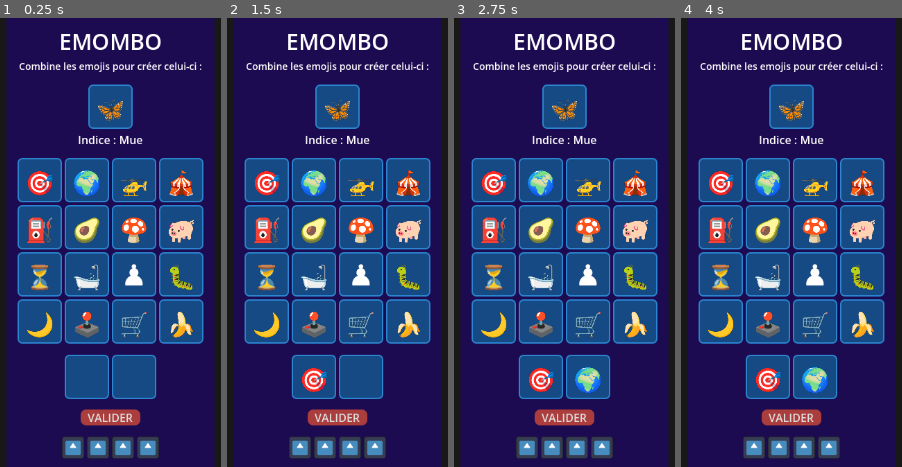
Above: before the commit, frames 1-4 (left to right).
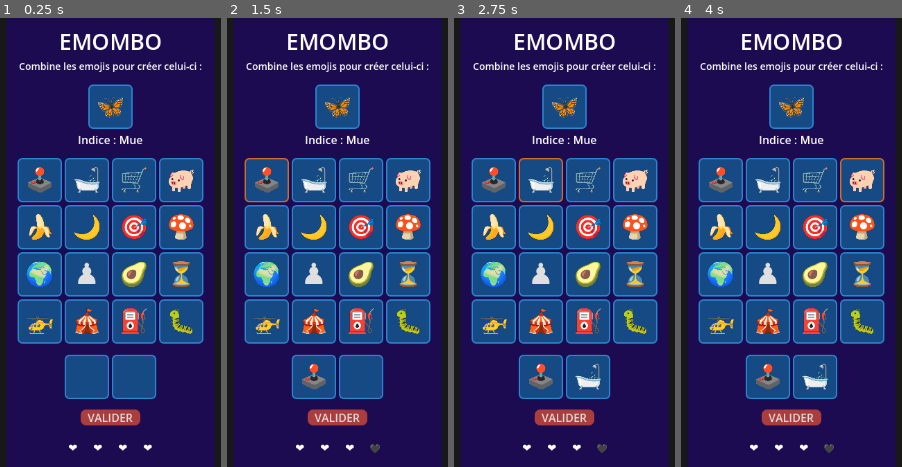
Above: after the commit, the same moments.

Repository: Gatlink/emombo
Game: Godot game, scene res://main.tscn
Two runs of this game, one before a commit and one after it. Both use one fixed random seed, a clock stepped at 60 frames per second and the inputs below. The engine's default icon, where the game draws it, is replaced by a stand-in: a white triangle on a blue panel in a dark square.
Inputs (mouse positions are in pixels of both pictures, inside the frame that each line leads up to):
- Up to frame 1 (0.25 s): no input
- Up to frame 2 (1.5 s): click "VALIDER" at 0.5 s; click (266, 179) at 1.25 s, where only the run after the commit has a clickable "🕹️"
- Up to frame 3 (2.75 s): click (540, 179) at 2 s, where only the run after the commit has a clickable "🛁"
- Up to frame 4 (4 s): click (815, 179) at 2.75 s, where only the run after the commit has a clickable "🛒"; click (862, 179) at 3.5 s, where only the run after the commit has a clickable "🐖"

The runs differ from the first frame. In frame 1, 10% of the frame differs, in the area x 11-88%, y 17-99%; in frame 2, 11%; in frame 3, 12%; in frame 4, 12%.

Commit message:
Separate Game and GUI

Diff:
--- /dev/null
+++ b/Slot/emoji_slot.gd
@@ -0,0 +1,20 @@
+class_name EmojiSlot
+extends Button
+
+
+signal selected(slot: EmojiData)
+
+
+@export var data: EmojiData:
+	set(value):
+		data = value
+		text = data.emoji if data != null else ""
+
+
+func _ready() -> void:
+	if data != null:
+		text = data.emoji
+
+
+func _on_pressed() -> void:
+	selected.emit(data)
--- /dev/null
+++ b/Slot/emoji_slot.tscn
@@ -0,0 +1,25 @@
+[gd_scene format=3 uid="uid://b3gq0sxauhq2t"]
+
+[ext_resource type="StyleBox" uid="uid://jsxap3k20r30" path="res://Slot/style_slot_normal.tres" id="1_de5cb"]
+[ext_resource type="Script" uid="uid://b6a0kwxa21gc" path="res://Slot/emoji_slot.gd" id="1_eb8nr"]
+[ext_resource type="StyleBox" uid="uid://cs13oe4xiiylk" path="res://Slot/style_slot_hover.tres" id="2_di8yo"]
+[ext_resource type="StyleBox" uid="uid://trfyqn5i1lvp" path="res://Slot/style_slot_disabled.tres" id="3_w2fie"]
+
+[node name="EmojiSlot" type="Button" unique_id=1706341699]
+custom_minimum_size = Vector2(64, 64)
+anchors_preset = -1
+anchor_right = 0.055555556
+anchor_bottom = 0.09876543
+grow_horizontal = 2
+grow_vertical = 2
+mouse_default_cursor_shape = 2
+theme_override_font_sizes/font_size = 42
+theme_override_styles/normal = ExtResource("1_de5cb")
+theme_override_styles/pressed = ExtResource("1_de5cb")
+theme_override_styles/hover = ExtResource("2_di8yo")
+theme_override_styles/disabled = ExtResource("3_w2fie")
+theme_override_styles/focus = ExtResource("2_di8yo")
+script = ExtResource("1_eb8nr")
+metadata/_edit_use_anchors_ = true
+
+[connection signal="pressed" from="." to="." method="_on_pressed"]
--- /dev/null
+++ b/Slot/style_slot_disabled.tres
@@ -0,0 +1,13 @@
+[gd_resource type="StyleBoxFlat" format=3 uid="uid://trfyqn5i1lvp"]
+
+[resource]
+bg_color = Color(0.11599999, 0.1972, 0.29, 1)
+border_width_left = 2
+border_width_top = 2
+border_width_right = 2
+border_width_bottom = 2
+border_color = Color(0.12799999, 0.23360004, 0.32, 1)
+corner_radius_top_left = 6
+corner_radius_top_right = 6
+corner_radius_bottom_right = 6
+corner_radius_bottom_left = 6
--- /dev/null
+++ b/Slot/style_slot_hover.tres
@@ -0,0 +1,13 @@
+[gd_resource type="StyleBoxFlat" format=3 uid="uid://cs13oe4xiiylk"]
+
+[resource]
+bg_color = Color(0.08840001, 0.28981334, 0.52, 1)
+border_width_left = 2
+border_width_top = 2
+border_width_right = 2
+border_width_bottom = 2
+border_color = Color(0.81, 0.42606002, 0.17009999, 1)
+corner_radius_top_left = 6
+corner_radius_top_right = 6
+corner_radius_bottom_right = 6
+corner_radius_bottom_left = 6
--- a/emoji_slot.gd
+++ /dev/null
@@ -1,25 +0,0 @@
-class_name EmojiSlot
-extends PanelContainer
-
-
-signal pressed(_data: EmojiData)
-
-
-@export var data: EmojiData:
-	set(value):
-		data = value
-		label.text = data.emoji if data != null else ""
-
-
-@onready var label: Label = $Label
-
-
-func _ready() -> void:
-	if data != null:
-		label.text = data.emoji
-
-
-func _on_gui_input(event: InputEvent) -> void:
-	var mouse_event := event as InputEventMouseButton
-	if mouse_event != null and mouse_event.button_index == MOUSE_BUTTON_LEFT and event.is_pressed():
-		pressed.emit(data)
--- a/emoji_slot.tscn
+++ /dev/null
@@ -1,28 +0,0 @@
-[gd_scene format=3 uid="uid://b3gq0sxauhq2t"]
-
-[ext_resource type="StyleBox" uid="uid://jsxap3k20r30" path="res://normal_slot.tres" id="1_de5cb"]
-[ext_resource type="Script" uid="uid://b6a0kwxa21gc" path="res://emoji_slot.gd" id="1_eb8nr"]
-
-[sub_resource type="LabelSettings" id="LabelSettings_eb8nr"]
-font_size = 42
-
-[node name="EmojiSlot" type="PanelContainer" unique_id=188719904]
-custom_minimum_size = Vector2(64, 64)
-anchors_preset = -1
-anchor_right = 0.055555556
-anchor_bottom = 0.09876543
-grow_horizontal = 2
-grow_vertical = 2
-mouse_default_cursor_shape = 2
-theme_override_styles/panel = ExtResource("1_de5cb")
-script = ExtResource("1_eb8nr")
-metadata/_edit_use_anchors_ = true
-
-[node name="Label" type="Label" parent="." unique_id=1706748733]
-layout_mode = 2
-size_flags_vertical = 1
-label_settings = SubResource("LabelSettings_eb8nr")
-horizontal_alignment = 1
-vertical_alignment = 1
-
-[connection signal="gui_input" from="." to="." method="_on_gui_input"]
--- /dev/null
+++ b/game.gd
@@ -0,0 +1,74 @@
+extends Node
+
+
+const EMOJI_PATH := "res://Emojis/"
+const POOL_SIZE := 16
+const MAX_SELECTED_COUNT := 5
+const MAX_HEALTH := 4
+
+
+# All emojis which can appear in the pool
+var emojis: Array[EmojiData] = []
+# Emojis that will be proposed to the player to combine
+var pool: Array[EmojiData] = []
+# Emojis the player must find to win (first one is the one currently being guessed)
+var queue: Array[EmojiData] = []
+# Emojis selected by the player
+var selected: Array[EmojiData] = []
+# Attempts left in the current game
+var health: int
+
+
+func _ready() -> void:
+	for file_name in DirAccess.get_files_at(EMOJI_PATH):
+		var data := load(EMOJI_PATH + file_name) as EmojiData
+		if data == null:
+			continue
+
+		if data.combo.size() == 0:
+			emojis.append(data)
+		else:
+			queue.append(data)
+
+	queue.sort_custom(func (a: EmojiData, b: EmojiData): return a.combo.size() < b.combo.size())
+	start_game()
+
+
+func start_game() -> void:
+	generate_pool()
+	selected.resize(queue.front().combo.size())
+	selected.fill(null)
+	health = MAX_HEALTH
+
+
+func end_game() -> void:
+	emojis.append(queue.pop_front())
+
+
+func generate_pool() -> void:
+	emojis.shuffle()
+	pool = emojis.slice(0, POOL_SIZE)
+	for emoji in queue.front().combo:
+		if not pool.has(emoji):
+			pool[randi() % POOL_SIZE] = emoji
+
+
+func select(emoji: EmojiData) -> void:
+	for i in selected.size():
+		if selected[i] == null:
+			selected[i] = emoji
+			return
+
+
+func unselect(emoji: EmojiData) -> void:
+	for i in selected.size():
+		if selected[i] == emoji:
+			selected[i] = null
+			return
+
+
+func is_selection_valid() -> bool:
+	for emoji in selected:
+		if emoji == null or not queue.front().combo.has(emoji):
+			return false
+	return true
--- a/main.gd
+++ b/main.gd
@@ -1,7 +1,6 @@
 extends HBoxContainer
 
 
-const EMOJI_PATH := "res://Emojis/"
 const EMOJI_SLOT := preload("uid://b3gq0sxauhq2t")
 
 
@@ -9,84 +8,70 @@
 @onready var hint_label: Label = $PanelContainer/VBoxContainer/HintLabel
 @onready var grid: GridContainer = $PanelContainer/VBoxContainer/Grid
 @onready var combo: HBoxContainer = $PanelContainer/VBoxContainer/Combo
-
-
-var emoji_pool: Array[EmojiData] = []
-var emoji_queue: Array[EmojiData] = []
-var selected: Array[EmojiSlot] = []
+@onready var life_bar: HBoxContainer = $PanelContainer/VBoxContainer/LifeBar
 
 
 func _ready() -> void:
-	for file_name in DirAccess.get_files_at(EMOJI_PATH):
-		var data := load(EMOJI_PATH + file_name) as EmojiData
-		if data == null:
-			continue
-
-		if data.combo.size() == 0:
-			emoji_pool.append(data)
-		else:
-			emoji_queue.append(data)
-
 	for child in grid.get_children():
 		var slot := child as EmojiSlot
 		if slot != null:
-			slot.pressed.connect(on_grid_emoji_pressed)
+			slot.selected.connect(on_grid_emoji_selected)
 
-	for child in combo.get_children():
-		selected.append(child as EmojiSlot)
-
-	emoji_queue.sort_custom(func (a: EmojiData, b: EmojiData): return a.combo.size() < b.combo.size())
-	start_game(emoji_queue.front())
+	update_to_find()
+	update_grid()
+	update_combo()
+	update_health()
 
 
-func start_game(target_emoji: EmojiData) -> void:
-	to_find.data = target_emoji
-	hint_label.text = "Indice : %s" % target_emoji.hint
-
-	generate_grid(target_emoji)
-
-	var combo_count := combo.get_child_count()
-	for i in target_emoji.combo.size():
-		var slot := combo.get_child(i) as EmojiSlot
-		slot.data = null
-		slot.show()
-
-	for i in range(target_emoji.combo.size(), combo_count):
-		combo.get_child(i).hide()
+func _on_validate_button_pressed() -> void:
+	if Game.is_selection_valid():
+		Game.end_game()
+		if Game.queue.size() > 0:
+			Game.start_game()
+			on_new_game()
+	else:
+		Game.health -= 1
+		update_health()
 
 
-func generate_grid(target_emoji: EmojiData) -> void:
-	emoji_pool.shuffle()
-	var grid_count := grid.get_child_count()
-	for i in grid_count:
-		var slot := grid.get_child(i) as EmojiSlot
-		slot.data = emoji_pool[i]
+func on_grid_emoji_selected(emoji: EmojiData) -> void:
+	if Game.selected.has(emoji):
+		Game.unselect(emoji)
+	else:
+		Game.select(emoji)
 
-	for emoji in target_emoji.combo:
-		if not is_in_grid(emoji):
-			var slot := grid.get_child(randi_range(0, grid_count - 1)) as EmojiSlot
-			if slot != null:
-				slot.data = emoji
+	update_combo()
 
 
-func is_in_grid(emoji: EmojiData) -> bool:
-	for child in grid.get_children():
-		var slot := child as EmojiSlot
-		if slot != null and slot.data == emoji:
-			return true
-
-	return false
+func on_new_game() -> void:
+	update_to_find()
+	update_grid()
+	update_combo()
+	update_health()
 
 
-func on_grid_emoji_pressed(emoji: EmojiData) -> void:
-	var empty_index := -1
-	for i in selected.size():
-		if selected[i].data == emoji:
-			selected[i].data = null
-			return
+func update_to_find() -> void:
+	to_find.text = Game.queue.front().emoji
+	hint_label.text = "Indice : " + Game.queue.front().hint
 
-		if empty_index == -1 and selected[i].data == null:
-			empty_index = i
 
-	if empty_index >= 0:
-		selected[empty_index].data = emoji
+func update_grid() -> void:
+	for i in Game.POOL_SIZE:
+		var slot := grid.get_child(i) as EmojiSlot
+		slot.data = Game.pool[i]
+
+
+func update_combo() -> void:
+	for i in Game.MAX_SELECTED_COUNT:
+		var slot := combo.get_child(i) as EmojiSlot
+		if i < Game.selected.size():
+			slot.data = Game.selected[i]
+			slot.show()
+		else:
+			slot.hide()
+
+
+func update_health() -> void:
+	for i in Game.MAX_HEALTH:
+		var heart := life_bar.get_child(i) as Label
+		heart.text = "❤️" if i < Game.health else "🖤"
--- a/main.tscn
+++ b/main.tscn
@@ -1,8 +1,7 @@
 [gd_scene format=3 uid="uid://dd4080mglurt3"]
 
-[ext_resource type="PackedScene" uid="uid://b3gq0sxauhq2t" path="res://emoji_slot.tscn" id="1_0xm2m"]
+[ext_resource type="PackedScene" uid="uid://b3gq0sxauhq2t" path="res://Slot/emoji_slot.tscn" id="1_0xm2m"]
 [ext_resource type="Script" uid="uid://6oefbiwyd4f5" path="res://main.gd" id="1_h2yge"]
-[ext_resource type="Texture2D" uid="uid://q3lyonadq33b" path="res://icon.svg" id="1_ig7tw"]
 
 [sub_resource type="StyleBoxFlat" id="StyleBoxFlat_7dm0k"]
 bg_color = Color(0.1136, 0.044799995, 0.32, 1)
@@ -163,7 +162,7 @@
 layout_mode = 2
 size_flags_vertical = 3
 
-[node name="Button" type="Button" parent="PanelContainer/VBoxContainer" unique_id=1026961394]
+[node name="ValidateButton" type="Button" parent="PanelContainer/VBoxContainer" unique_id=1026961394]
 layout_mode = 2
 size_flags_horizontal = 4
 theme_override_styles/normal = SubResource("StyleBoxFlat_ig7tw")
@@ -177,33 +176,33 @@
 layout_mode = 2
 alignment = 1
 
-[node name="Heart" type="TextureRect" parent="PanelContainer/VBoxContainer/LifeBar" unique_id=560708513]
-custom_minimum_size = Vector2(32, 32)
-layout_mode = 2
-texture = ExtResource("1_ig7tw")
-expand_mode = 3
-stretch_mode = 5
-
-[node name="Heart2" type="TextureRect" parent="PanelContainer/VBoxContainer/LifeBar" unique_id=1317064299]
-custom_minimum_size = Vector2(32, 32)
-layout_mode = 2
-texture = ExtResource("1_ig7tw")
-expand_mode = 3
-stretch_mode = 5
-
-[node name="Heart3" type="TextureRect" parent="PanelContainer/VBoxContainer/LifeBar" unique_id=535610683]
-custom_minimum_size = Vector2(32, 32)
-layout_mode = 2
-texture = ExtResource("1_ig7tw")
-expand_mode = 3
-stretch_mode = 5
-
-[node name="Heart4" type="TextureRect" parent="PanelContainer/VBoxContainer/LifeBar" unique_id=394121634]
-custom_minimum_size = Vector2(32, 32)
-layout_mode = 2
-texture = ExtResource("1_ig7tw")
-expand_mode = 3
-stretch_mode = 5
+[node name="Heart" type="Label" parent="PanelContainer/VBoxContainer/LifeBar" unique_id=1445690737]
+custom_minimum_size = Vector2(32, 32)
+layout_mode = 2
+text = "❤️"
+horizontal_alignment = 1
+vertical_alignment = 1
+
+[node name="Heart2" type="Label" parent="PanelContainer/VBoxContainer/LifeBar" unique_id=1774587235]
+custom_minimum_size = Vector2(32, 32)
+layout_mode = 2
+text = "❤️"
+horizontal_alignment = 1
+vertical_alignment = 1
+
+[node name="Heart3" type="Label" parent="PanelContainer/VBoxContainer/LifeBar" unique_id=816776826]
+custom_minimum_size = Vector2(32, 32)
+layout_mode = 2
+text = "❤️"
+horizontal_alignment = 1
+vertical_alignment = 1
+
+[node name="Heart4" type="Label" parent="PanelContainer/VBoxContainer/LifeBar" unique_id=1424583975]
+custom_minimum_size = Vector2(32, 32)
+layout_mode = 2
+text = "❤️"
+horizontal_alignment = 1
+vertical_alignment = 1
 
 [node name="Spacer7" type="Control" parent="PanelContainer/VBoxContainer" unique_id=373012559]
 layout_mode = 2
@@ -212,3 +211,5 @@
 [node name="Spacer2" type="Control" parent="." unique_id=975031312]
 layout_mode = 2
 size_flags_horizontal = 3
+
+[connection signal="pressed" from="PanelContainer/VBoxContainer/ValidateButton" to="." method="_on_validate_button_pressed"]
--- a/project.godot
+++ b/project.godot
@@ -15,6 +15,10 @@
 config/features=PackedStringArray("4.6", "Forward Plus")
 config/icon="res://icon.svg"
 
+[autoload]
+
+Game="*uid://6oil5rejs3km"
+
 [physics]
 
 3d/physics_engine="Jolt Physics"
Renamed: emoji_slot.gd.uid -> Slot/emoji_slot.gd.uid
Renamed: normal_slot.tres -> Slot/style_slot_normal.tres
Not shown, added: game.gd.uid
